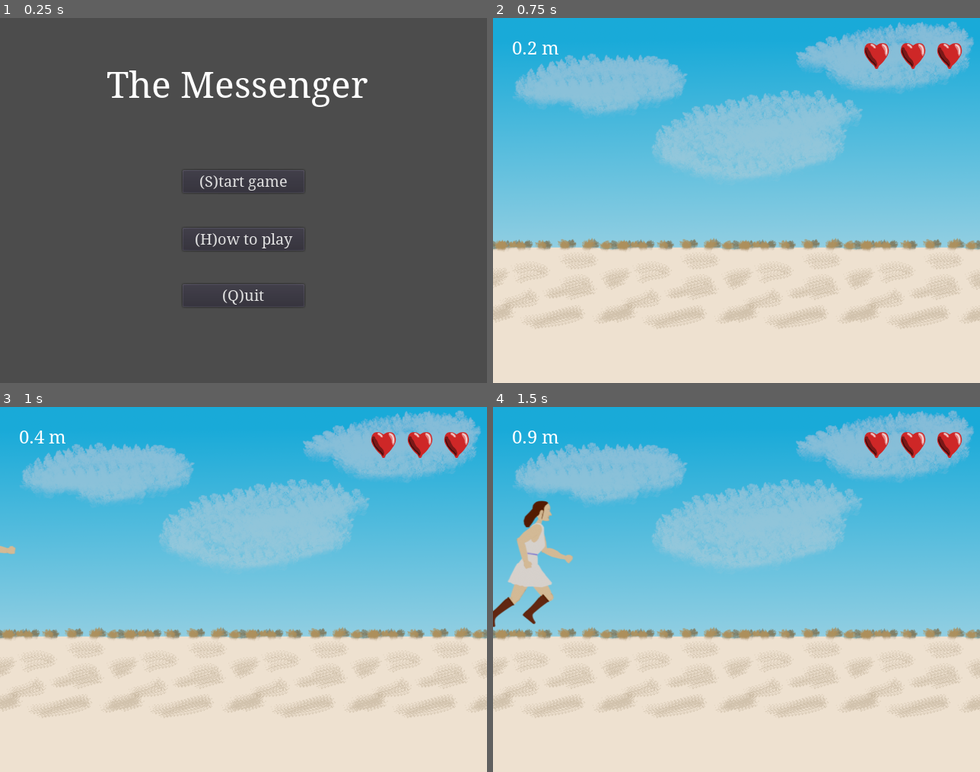
Above: before the commit, frames 1-4 (two rows, left to right).
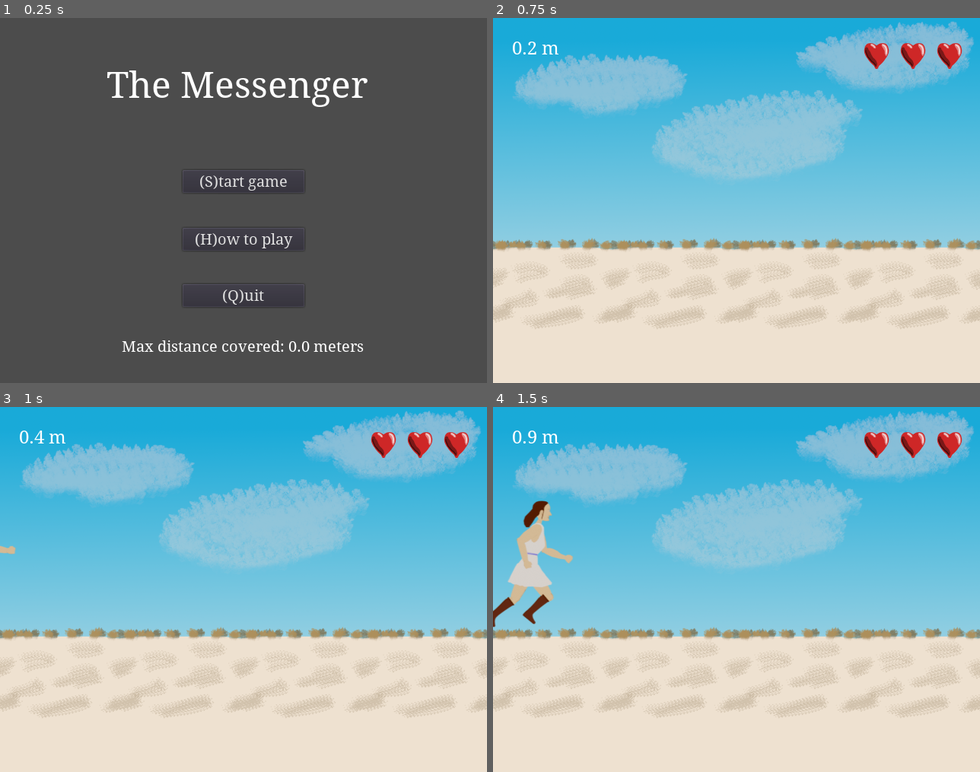
Above: after the commit, the same moments.

Repository: albesca/the-messenger-godot
Game: Godot game, scene res://Assets/Scenes/Main.tscn
Same seed, same stepped clock (60 frames per second), same inputs: the game is played once before the commit and once after it.
Inputs (mouse positions are in pixels of both pictures, inside the frame that each line leads up to):
- Up to frame 1 (0.25 s): no input
- Up to frame 2 (0.75 s): click "(S)tart game" at 0.5 s
- Up to frame 3 (1 s): no input
- Up to frame 4 (1.5 s): move the mouse to (556, 439) at 1.27 s

The runs differ from the first frame. In frame 1, 0.5% of the frame differs, in the area x 25-75%, y 88-92%; in frame 2, nothing differs; in frame 3, nothing differs; in frame 4, nothing differs.

Commit message:
added high score management

Diff:
--- a/Assets/Scenes/GameOver.tscn
+++ b/Assets/Scenes/GameOver.tscn
@@ -22,7 +22,7 @@
 margin_left = 140.0
 margin_top = 120.0
 margin_right = 500.0
-margin_bottom = 160.0
+margin_bottom = 200.0
 custom_fonts/normal_font = ExtResource( 2 )
 text = "you ran for 0.0 meters!"
 __meta__ = {
--- a/Assets/Scenes/Start.tscn
+++ b/Assets/Scenes/Start.tscn
@@ -59,6 +59,17 @@
 __meta__ = {
 "_edit_use_anchors_": false
 }
+
+[node name="MaxDistance" type="RichTextLabel" parent="."]
+margin_left = 160.0
+margin_top = 420.0
+margin_right = 520.0
+margin_bottom = 450.0
+custom_fonts/normal_font = ExtResource( 1 )
+text = "Max distance covered: "
+__meta__ = {
+"_edit_use_anchors_": false
+}
 [connection signal="pressed" from="StartButton" to="." method="start_game"]
 [connection signal="pressed" from="HowToButton" to="." method="how_to"]
 [connection signal="pressed" from="QuitButton" to="." method="quit_attempt"]
--- a/Assets/Scripts/Constants.gd
+++ b/Assets/Scripts/Constants.gd
@@ -36,3 +36,8 @@
 const DISPLAY_DISTANCE_UNIT = "m"
 const DISPLAY_DISTANCE_UNIT_FULL = "meters"
 const GAME_OVER_MESSAGE = "you ran for %.1f %s!"
+const GAME_OVER_MESSAGE_NEW_RECORD = "you ran for %.1f %s,\nyou never got this far!"
+const DISPLAY_HIGH_SCORE = "Max distance covered: %.1f %s"
+
+const DATA_FILE = "user://datasave.res"
+const DATA_HIGH_SCORE = "high score"
--- a/Assets/Scripts/Game.gd
+++ b/Assets/Scripts/Game.gd
@@ -7,7 +7,7 @@
 const PLAYER_POSITION = Vector2(180, 300)
 const OBSTACLE_STARTING_POSITION = Vector2(0, 254)
 const TERRAIN_STARTING_POSITION = Vector2(0, 254)
-signal game_over
+signal game_over(distance)
 export (PackedScene) var ObstacleScene
 export (PackedScene) var PlayerScene
 export (PackedScene) var TerrainScene
@@ -26,6 +26,8 @@
 var last_obstacle_hit
 var landscape_fixed
 var game_over
+var high_score
+
 
 # Called when the node enters the scene tree for the first time.
 func _ready():
@@ -177,11 +179,18 @@
 	player.accept_input = false
 	player.game_over = true
 	game_over = GameOverScene.instance()
-	game_over.text = constants.GAME_OVER_MESSAGE % [distance, \
+	var game_over_text
+	var rounded_distance = stepify(distance, 0.1)
+	if (rounded_distance > high_score) :
+		game_over_text = constants.GAME_OVER_MESSAGE_NEW_RECORD
+	else:
+		game_over_text = constants.GAME_OVER_MESSAGE
+
+	game_over.text = game_over_text % [rounded_distance, \
 			constants.DISPLAY_DISTANCE_UNIT_FULL]
 	add_child(game_over)
 	yield(get_tree().create_timer(4.0), "timeout")
-	emit_signal("game_over")
+	emit_signal("game_over", rounded_distance)
 
 
 func update_health():
--- a/Assets/Scripts/Main.gd
+++ b/Assets/Scripts/Main.gd
@@ -10,10 +10,14 @@
 var start
 var game
 var how_to
+var high_score
+var constants
 
 
 # Called when the node enters the scene tree for the first time.
 func _ready():
+	constants = get_node("/root/Constants")
+	init_high_score()
 	init_start()
 
 
@@ -26,6 +30,7 @@
 	start.connect("how_to", self, "how_to_play")
 	start.connect("quit_game", self, "quit")
 	add_child(start)
+	start.update_high_score(high_score)
 
 
 func remove_start():
@@ -36,6 +41,7 @@
 func init_game():
 	game = GameScene.instance()
 	game.connect("game_over", self, "back_to_start")
+	game.high_score = high_score
 	add_child(game)
 
 
@@ -65,7 +71,10 @@
 	init_game()
 
 
-func back_to_start():
+func back_to_start(distance):
+	if distance > high_score:
+		update_high_score(distance)
+
 	remove_game()
 	remove_how_to()
 	init_start()
@@ -73,3 +82,23 @@
 
 func quit():
 	get_tree().quit()
+
+
+func init_high_score():
+	var data_file = File.new()
+	if data_file.file_exists(constants.DATA_FILE):
+		data_file.open(constants.DATA_FILE, File.READ)
+		var data = parse_json(data_file.get_line())
+		high_score = data[constants.DATA_HIGH_SCORE]
+		data_file.close()
+	else:
+		high_score = 0
+
+
+func update_high_score(distance):
+	high_score = distance
+	var data_file = File.new()
+	data_file.open(constants.DATA_FILE, File.WRITE)
+	var data = {constants.DATA_HIGH_SCORE: high_score}
+	data_file.store_line(to_json(data))
+	data_file.close()
--- a/Assets/Scripts/Start.gd
+++ b/Assets/Scripts/Start.gd
@@ -9,11 +9,12 @@
 signal quit_game
 export (PackedScene) var QuitScene
 var quit
+var constants
 
 
 # Called when the node enters the scene tree for the first time.
 func _ready():
-	pass # Replace with function body.
+	constants = get_node("/root/Constants")
 
 
 # Called every frame. 'delta' is the elapsed time since the previous frame.
@@ -69,3 +70,8 @@
 	$StartButton.disabled = false
 	$HowToButton.disabled = false
 	$QuitButton.disabled = false
+
+
+func update_high_score(high_score):
+	$MaxDistance.text = constants.DISPLAY_HIGH_SCORE % [high_score, \
+			constants.DISPLAY_DISTANCE_UNIT_FULL]
